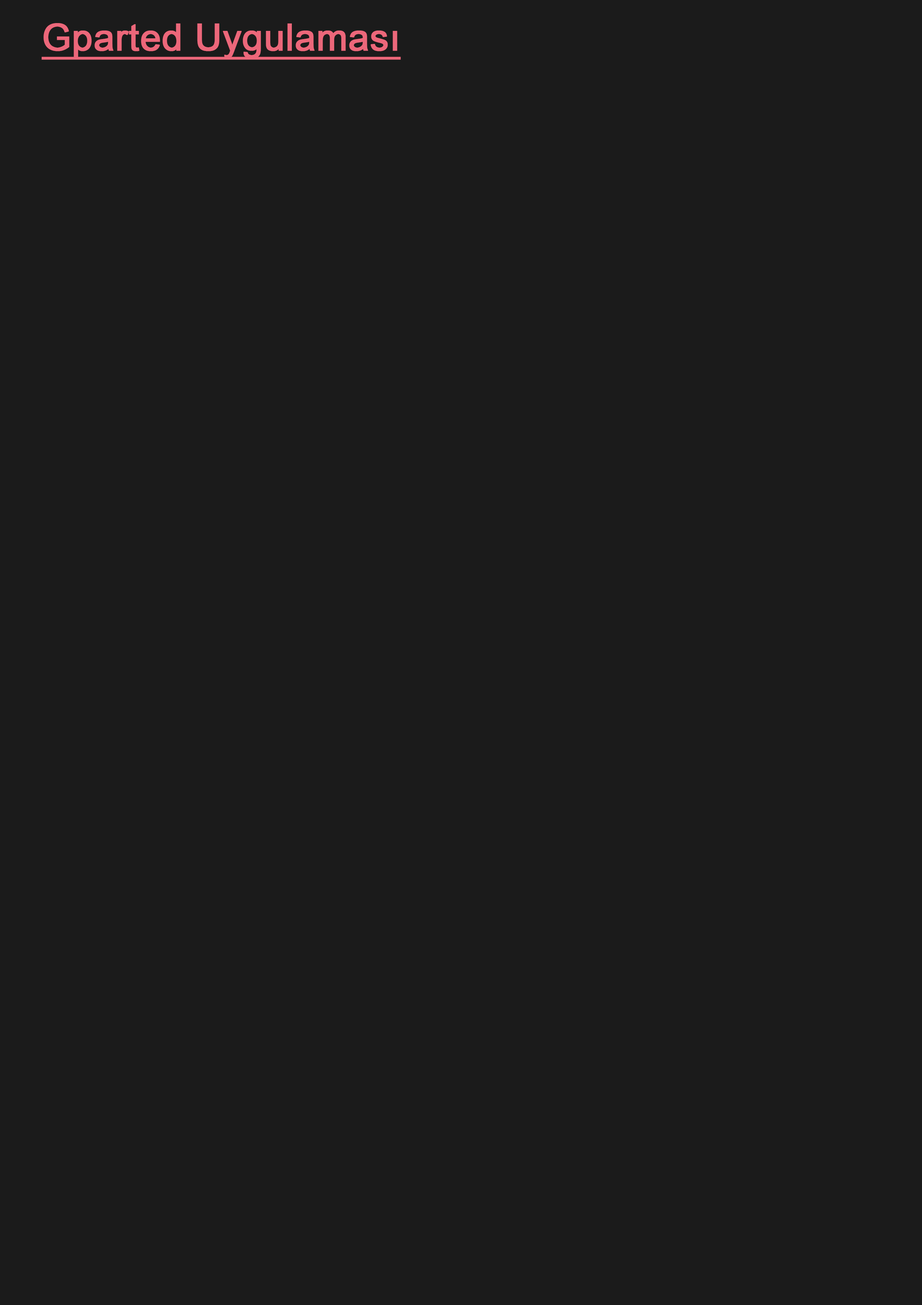
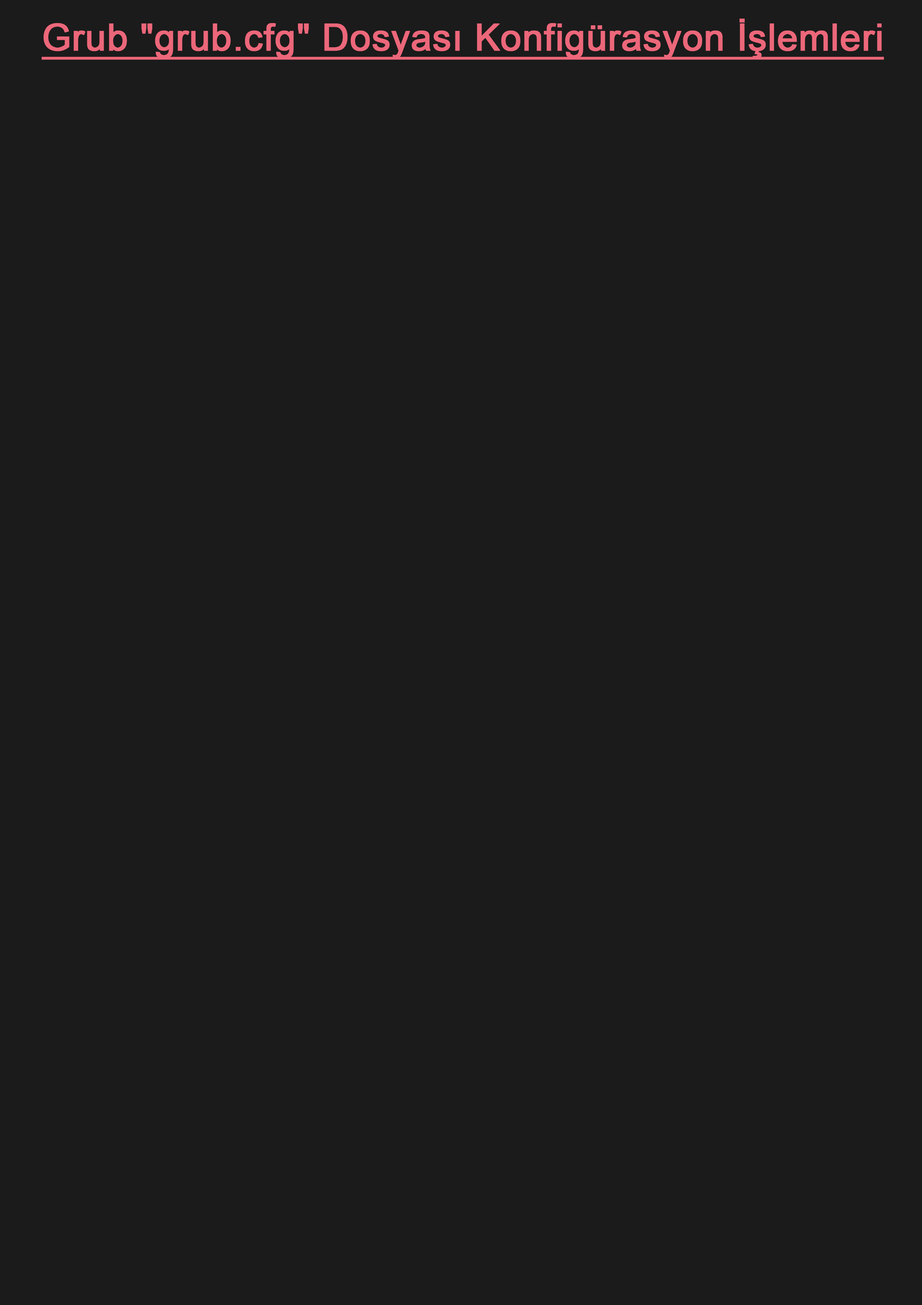
Layers edited between the first and the second 922 × 1305 image:
renamed "Gparted Uygulaması" to "Grub 'grub.cfg' Dosyası Konfigürasyon İşlemleri", painted on it over [left=73, top=18, right=885, bottom=60]
